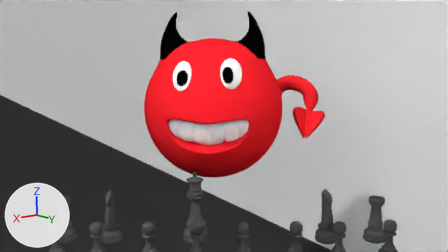
The Blender file 04-Shots/Shot3.blend, before and after one commit.
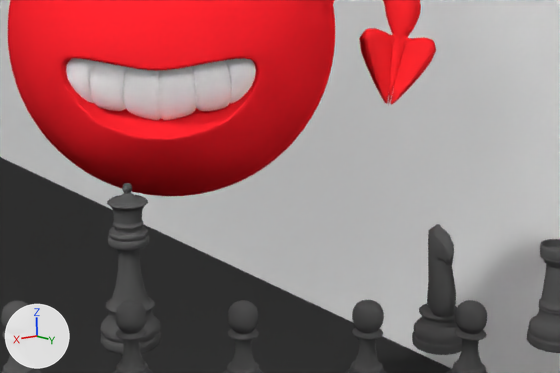
There are two pictures of each version: one from the file's camera 'Camera', one close up on the part from 31% to 84% of the width and 38% to 100% of the height. Every picture has the same lights, and +X, +Y and +Z are marked at lower left.

In view in the first close-up: 'BauerSchwarz.001', 'BauerSchwarz.002', 'BauerSchwarz.003', 'BauerSchwarz.004', 'BauerSchwarz.005', 'DameSchwarz', 'Hoehle', 'PferdSchwarz.001', 'Teufel', 'TurmSchwarz'.
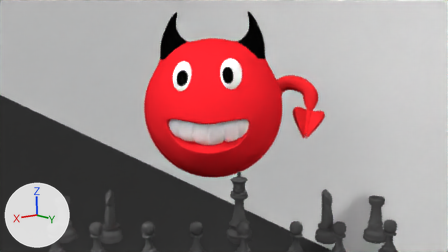
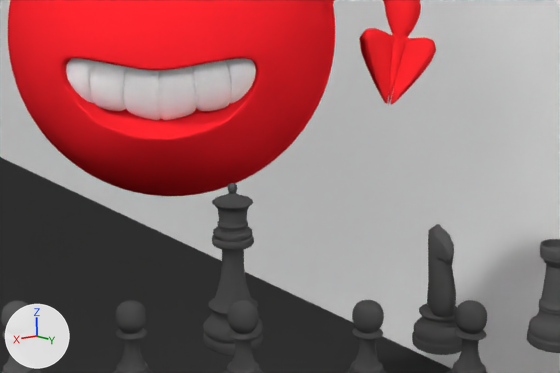
Changed parts and their boxes (x1, y1, x2, y2) in the close-ups (560 x 373 px):
'DameSchwarz', moved
    before: (101, 183, 161, 355)
    after: (203, 183, 264, 355)

The change, as a list of edits to the scene's bpy script:
```text
Change ob_dameschwarz:
    ob_dameschwarz.location: (-3.295, -3.492, 3.36) -> (-3.736, -3.154, 3.36)
```
